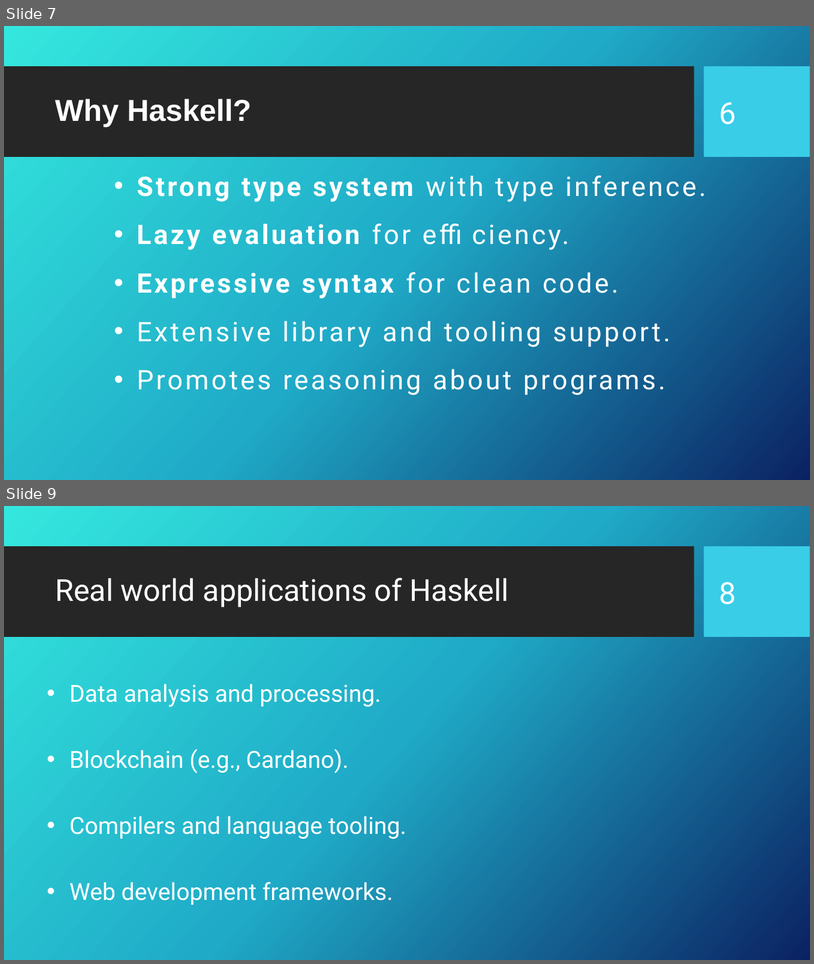
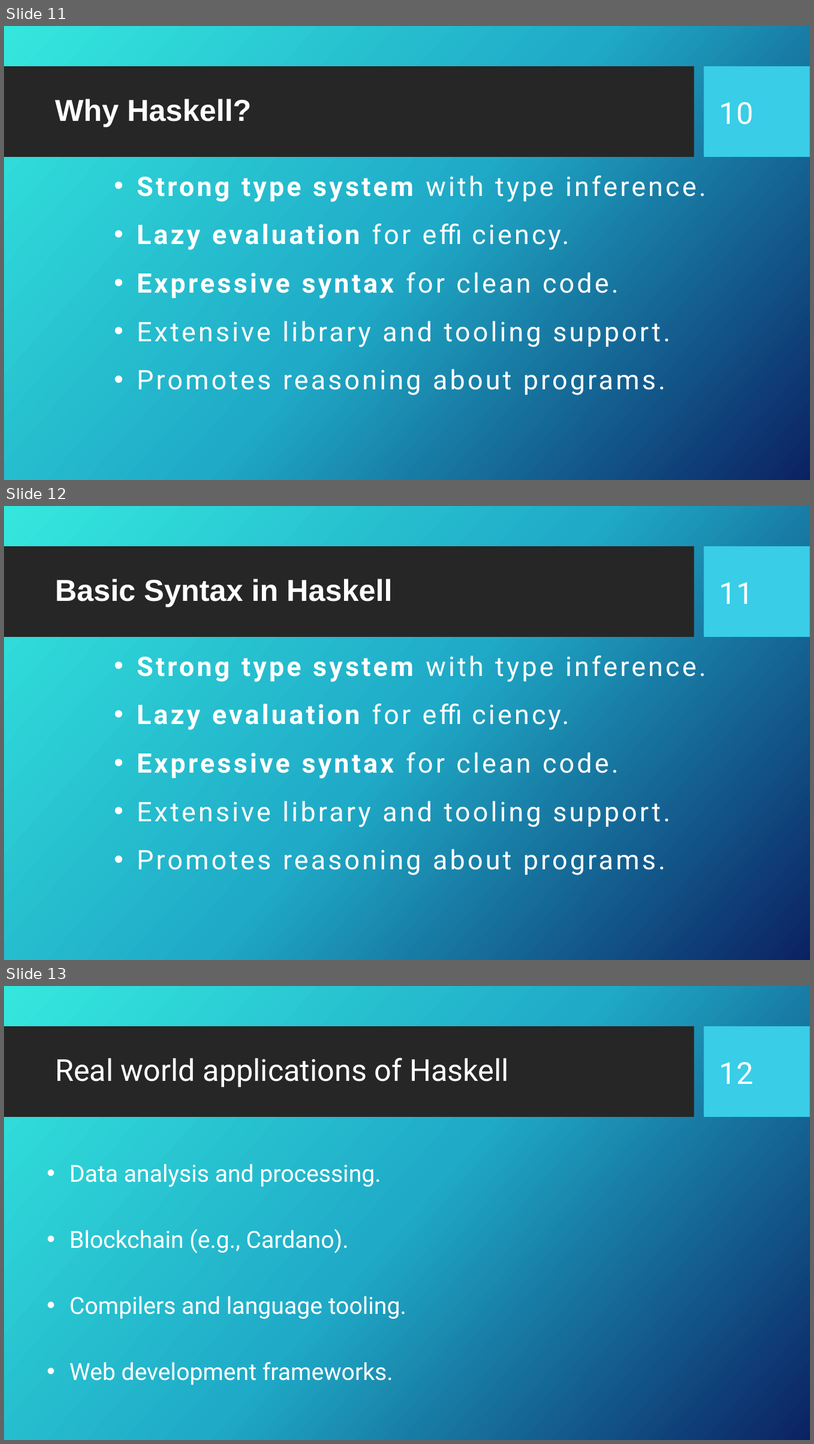
Before and after one commit to Fun-Prog-26/fun-prog-26, a slide deck: topic02-first-steps/unit-02a-lectures/talk-1/a-introduction-to-haskell.pptx. Shown one above the other, each under a label of ours: slides 7 and 9 before the commit, slides 11, 12 and 13 after it; the slides between them are not shown. The pictures are 814x964 and 814x1444 pixels, drawn with LibreOffice and Linux fonts; fonts in the diff are those of the drawing; background and template pictures are left out. Boxes give left, top, right and bottom in pixels: in the first picture for what was removed or moved away, otherwise in the second. Text is boxed around its words. In the diff, an @@ line names an element or a change of style, - is before the commit and + after.

```diff
--- a/topic02-first-steps/unit-02a-lectures/talk-1/a-introduction-to-haskell.pptx
+++ b/topic02-first-steps/unit-02a-lectures/talk-1/a-introduction-to-haskell.pptx
@@ slide 12 added at (x1=4, y1=506, x2=810, y2=960), background picture (left out); not listed: 2 template elements that a slide beside it also shows @@
@@ title added at (x1=55, y1=579, x2=392, y2=607), 36 pt, text #FFFFFF, bold @@
+Basic Syntax in Haskell
@@ page number added at (x1=720, y1=582, x2=754, y2=604), 36 pt, text #FFFFFF @@
+11
@@ text added at (x1=137, y1=655, x2=706, y2=875), 32 pt, text #FFFFFF @@
+• Strong type system with type inference.
+• Lazy evaluation for efficiency.
+• Expressive syntax for clean code.
+• Extensive library and tooling support.
+• Promotes reasoning about programs.
@@ what was slide 7 is now slide 11 @@
@@ page number at (x1=720, y1=102, x2=754, y2=124): text changed @@
-6
+10
@@ what was slide 9 is now slide 13 @@
@@ page number at (x1=720, y1=1062, x2=754, y2=1084): text changed @@
-8
+12
```
Also in this commit, not shown: 5 slides changed, 4 other slides added, 1 slide removed, 4 other files.
